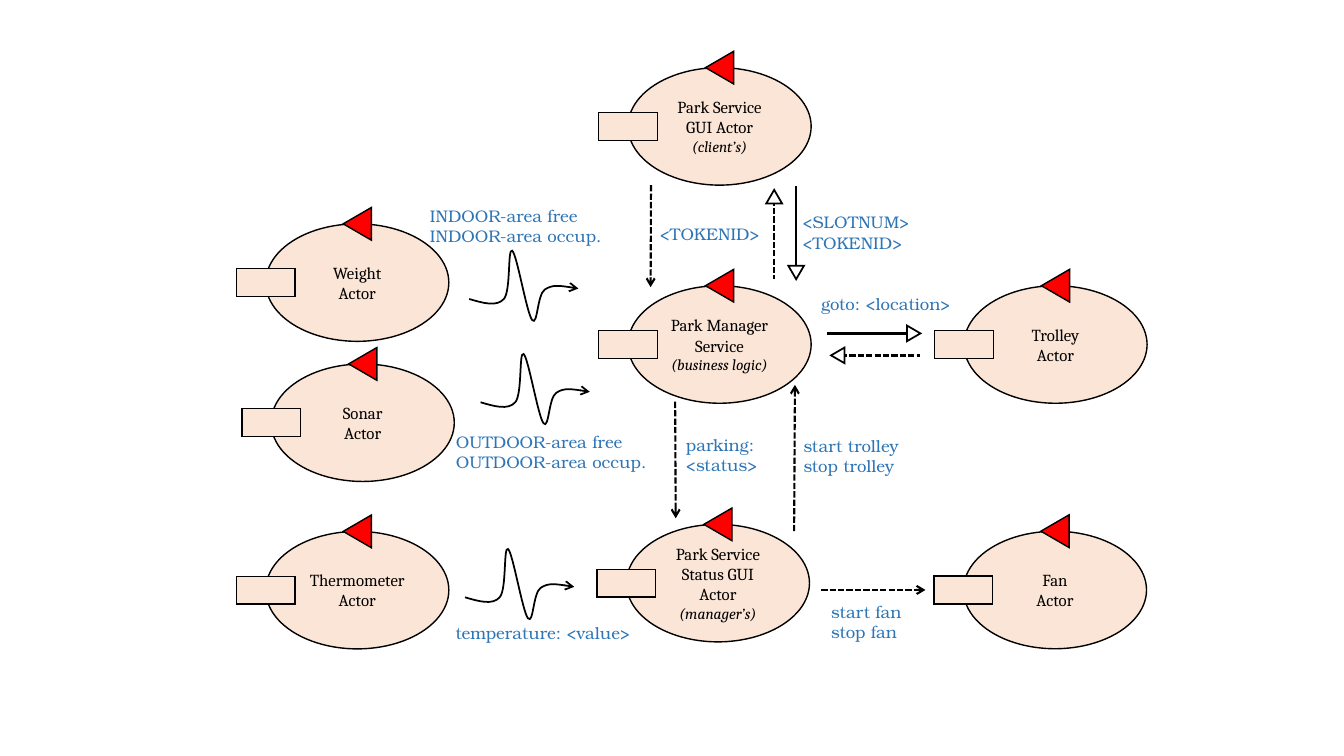
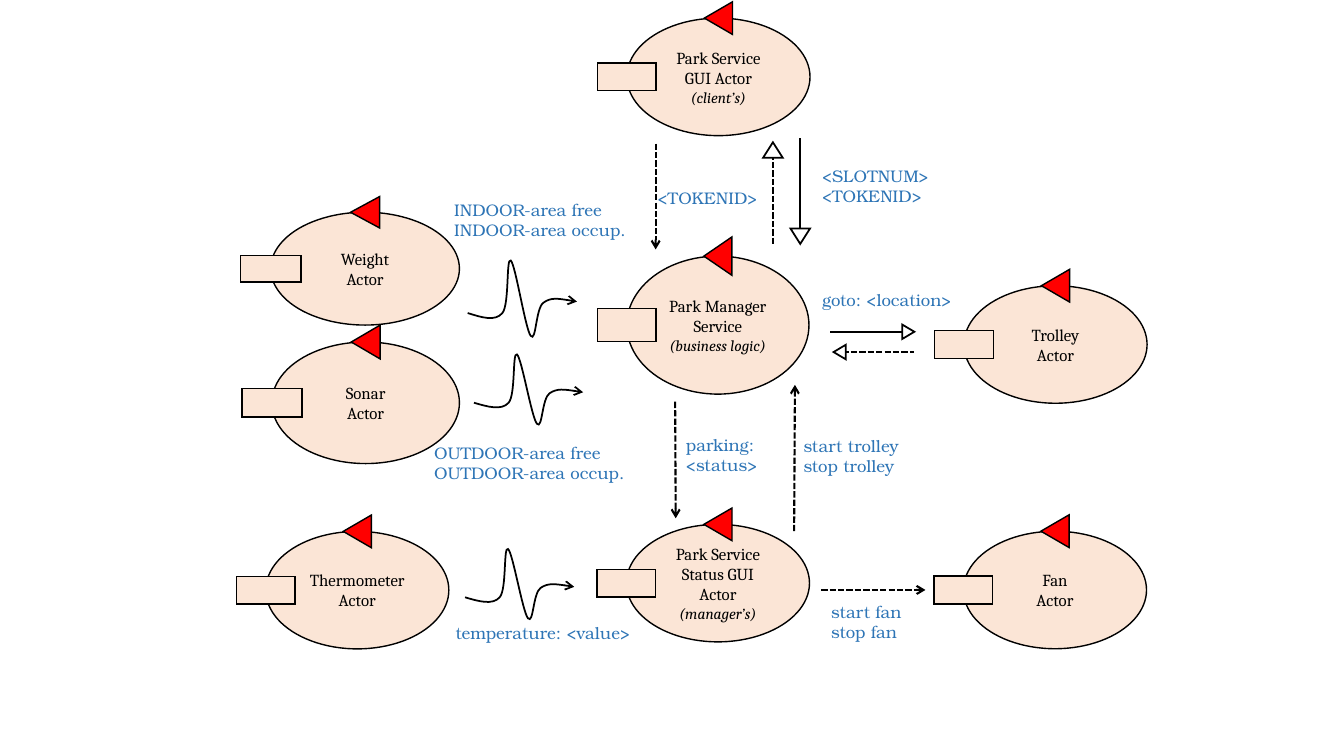
Before and after one commit to JackFantaz/Automated-Car-Parking, a slide deck: slide 5 of userDocs/img/final_task_schema.pptx. Drawn at 1344x756 pixels with LibreOffice and Linux fonts; fonts in the diff are those of the drawing. Boxes give left, top, right and bottom in pixels: in the first picture for what was removed or moved away, otherwise in the second. Text is boxed around its words. In the diff, an @@ line names an element or a change of style, - is before the commit and + after.

```diff
--- a/userDocs/img/final_task_schema.pptx
+++ b/userDocs/img/final_task_schema.pptx
@@ 1 ellipse, 1 triangle, 1 rectangle moved together from (x1=599, y1=51, x2=812, y2=186) to (x1=598, y1=2, x2=811, y2=136) @@
@@ arrow moved from (651, 186) - (650, 287) to (655, 143) - (655, 249) @@
@@ triangle moved from (x1=766, y1=190, x2=782, y2=203) to (x1=763, y1=142, x2=782, y2=157) @@
@@ line moved from (797, 187) - (797, 266) to (801, 138) - (801, 229) @@
@@ line moved from (774, 200) - (774, 279) to (773, 153) - (773, 244) @@
@@ text "<SLOTNUM>" moved from (x1=803, y1=216, x2=910, y2=250) to (x1=822, y1=170, x2=929, y2=203) @@
@@ triangle moved from (x1=343, y1=208, x2=371, y2=240) to (x1=351, y1=197, x2=380, y2=228) @@
@@ text "INDOOR-area free" moved from (x1=430, y1=209, x2=601, y2=246) to (x1=454, y1=203, x2=626, y2=240) @@
@@ text "<TOKENID>" moved from (x1=660, y1=228, x2=760, y2=240) to (x1=658, y1=192, x2=758, y2=205) @@
@@ ellipse "Weight" resized from (x1=266, y1=224, x2=450, y2=342) to (x1=271, y1=213, x2=460, y2=326) @@
@@ triangle resized from (x1=706, y1=269, x2=734, y2=301) to (x1=704, y1=237, x2=732, y2=275) @@
@@ triangle moved from (x1=788, y1=266, x2=805, y2=279) to (x1=790, y1=229, x2=810, y2=244) @@
@@ rectangle moved from (x1=237, y1=269, x2=295, y2=297) to (x1=241, y1=255, x2=301, y2=281) @@
@@ freeform shape resized from (x1=470, y1=251, x2=579, y2=322) to (x1=468, y1=260, x2=577, y2=337) @@
@@ ellipse "Park Manager Service" resized from (x1=628, y1=285, x2=812, y2=403) to (x1=627, y1=256, x2=810, y2=394) @@
@@ text "goto: <location>" moved from (x1=821, y1=298, x2=951, y2=314) to (x1=822, y1=294, x2=951, y2=310) @@
@@ triangle moved from (x1=349, y1=348, x2=377, y2=380) to (x1=351, y1=325, x2=381, y2=359) @@
@@ rectangle resized from (x1=599, y1=331, x2=657, y2=359) to (x1=598, y1=309, x2=656, y2=341) @@
@@ triangle at (x1=902, y1=325, x2=914, y2=339): mirrored; rotation 270 to 90 degrees @@
@@ ellipse "Sonar" resized from (x1=271, y1=364, x2=455, y2=482) to (x1=272, y1=342, x2=460, y2=464) @@
@@ freeform shape moved from (x1=481, y1=354, x2=590, y2=424) to (x1=474, y1=354, x2=583, y2=424) @@
@@ line moved from (828, 334) - (907, 334) to (831, 332) - (902, 332) @@
@@ triangle at (x1=834, y1=345, x2=846, y2=359): mirrored; rotation 90 to 270 degrees @@
@@ line moved from (841, 356) - (921, 356) to (843, 352) - (914, 352) @@
@@ rectangle moved from (x1=242, y1=409, x2=300, y2=438) to (x1=242, y1=388, x2=301, y2=417) @@
@@ text "OUTDOOR-area free" moved from (x1=456, y1=435, x2=646, y2=472) to (x1=434, y1=444, x2=624, y2=483) @@
```
Also in this commit, not shown: 1 other slide changed, 1 slide added, 3 other files.
